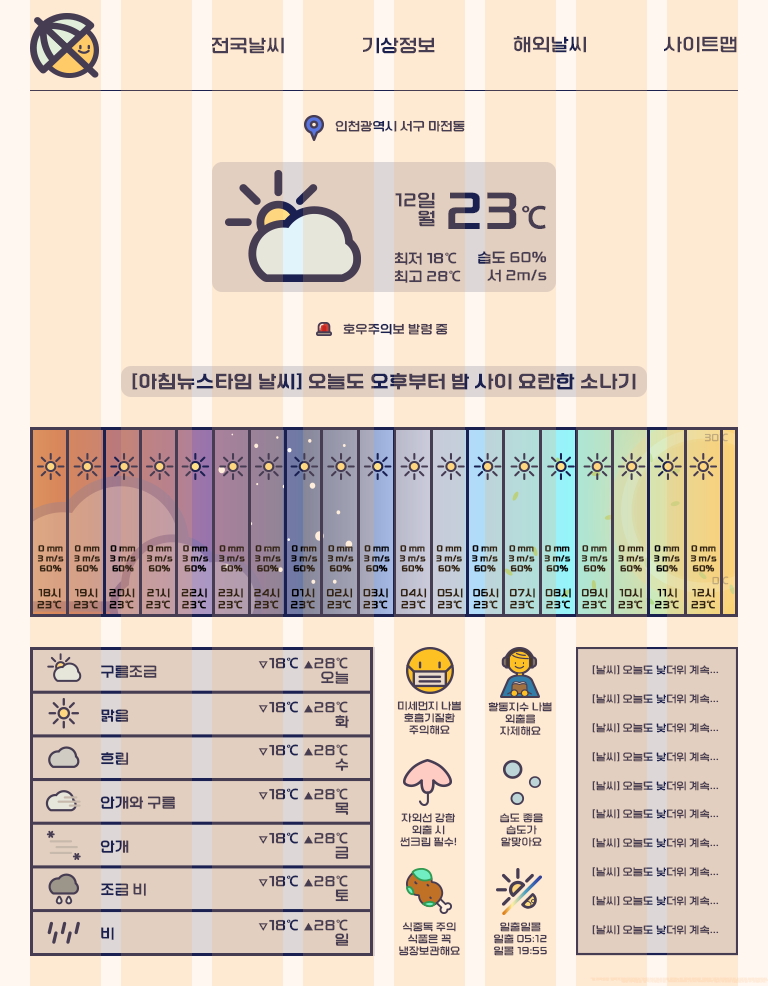
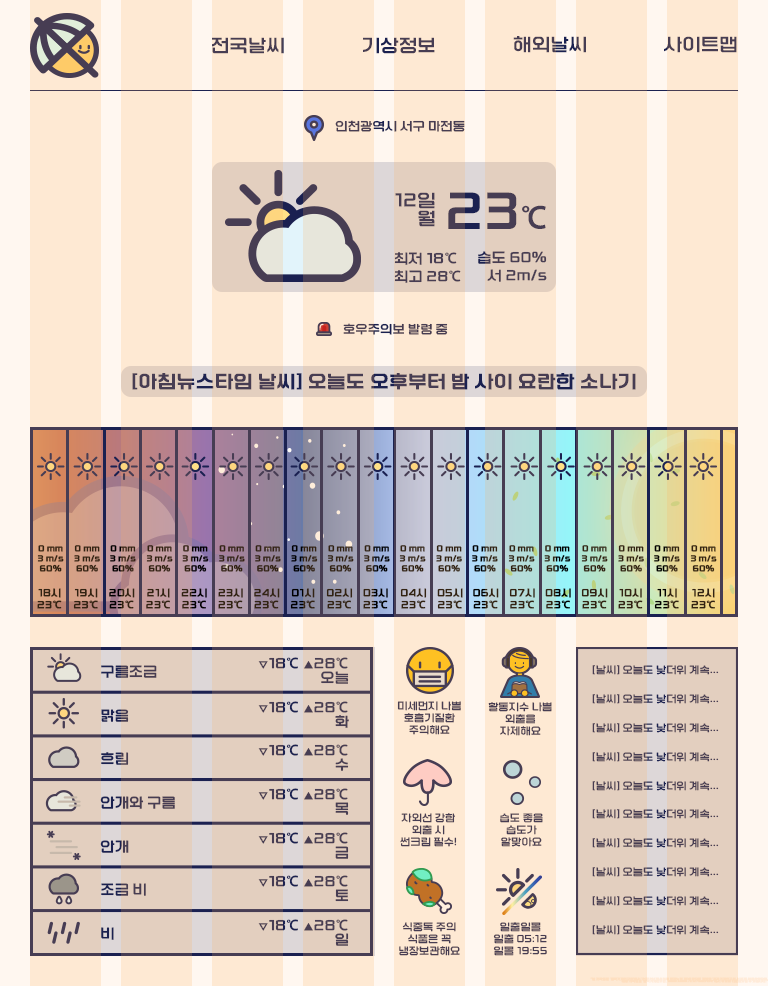
Before/after of a 768×986 layered artwork. What changed in the layer stack:
removed group "온도가이드" (2 layers) from group "시간별 날씨" over (704, 433, 729, 585)
removed layer "0℃" (was 40%) from group "온도가이드" over (712, 576, 729, 585)
removed layer "30℃" (was 40%) from group "온도가이드" over (704, 433, 728, 442)
